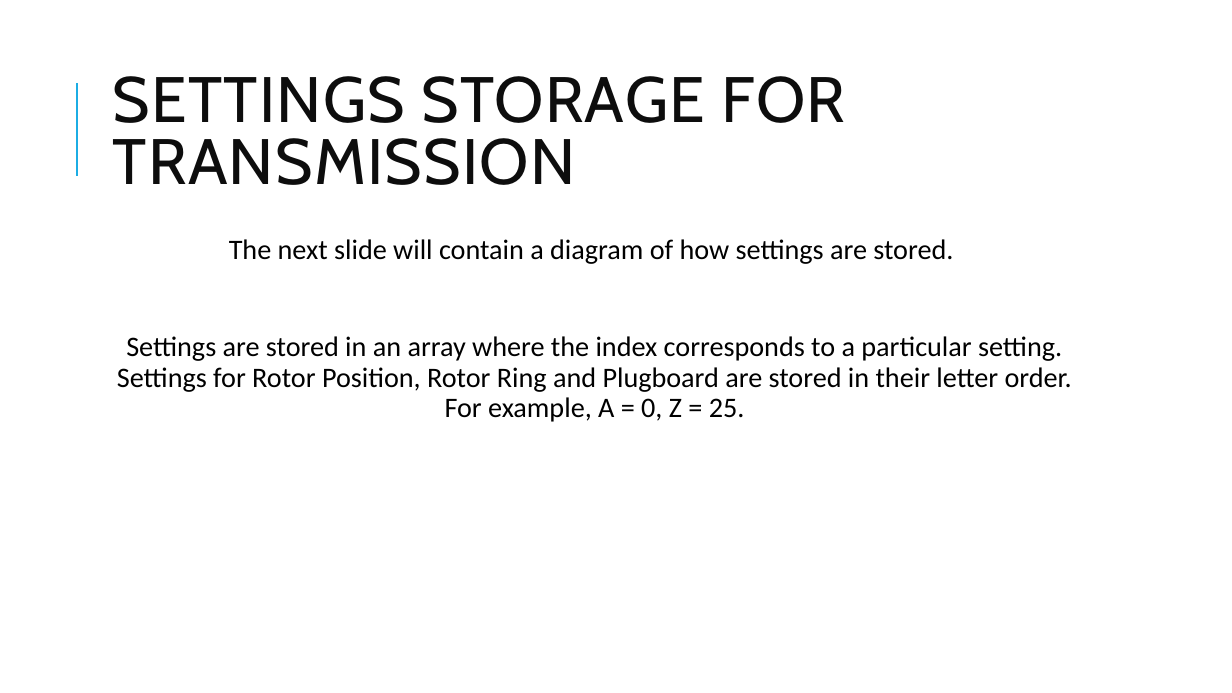
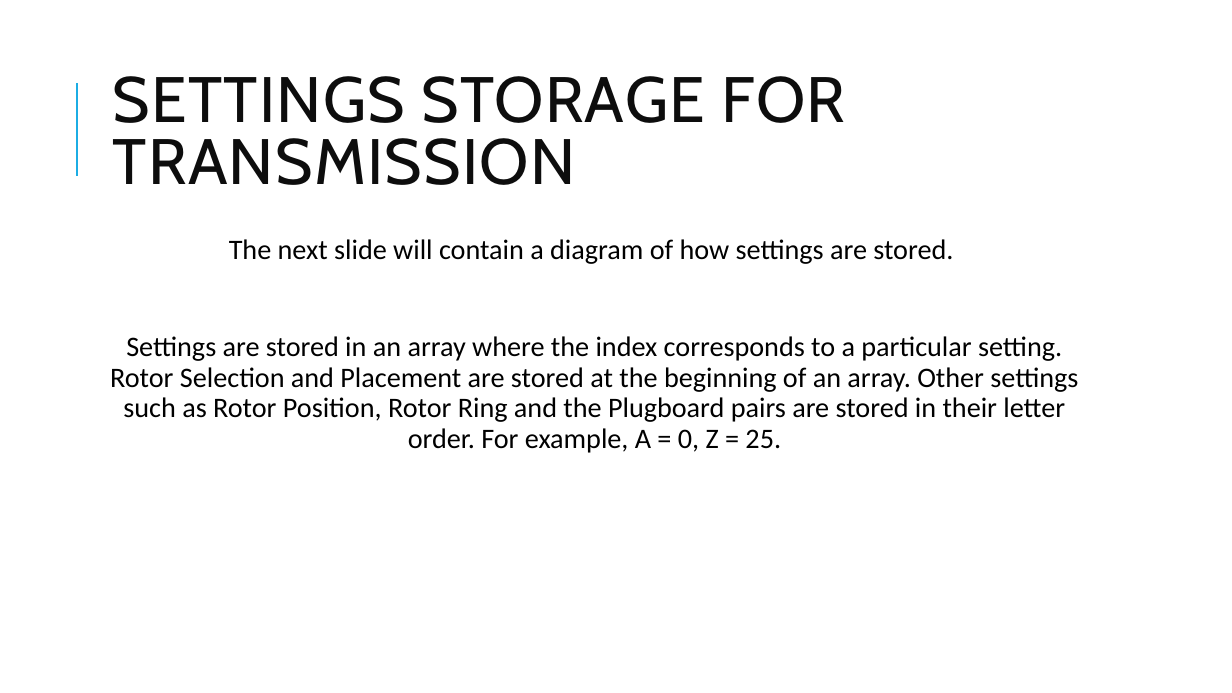
Before and after one commit to Jack121298/Enigma-Chat, a slide deck: slide 6 of Enigma Chat.pptx. Drawn at 1232x693 pixels with LibreOffice and Linux fonts; fonts in the diff are those of the drawing. Boxes give left, top, right and bottom in pixels: in the first picture for what was removed or moved away, otherwise in the second. Text is boxed around its words. In the diff, an @@ line names an element or a change of style, - is before the commit and + after.

```diff
--- a/Enigma Chat.pptx
+++ b/Enigma Chat.pptx
@@ text at (110, 336, 1078, 453): text changed @@
-Settings are stored in an array where the index corresponds to a particular setting. Settings for Rotor Position, Rotor Ring and Plugboard are stored in their letter order. For example, A = 0, Z = 25.
+Settings are stored in an array where the index corresponds to a particular setting. Rotor Selection and Placement are stored at the beginning of an array. Other settings such as Rotor Position, Rotor Ring and the Plugboard pairs are stored in their letter order. For example, A = 0, Z = 25.
```
Also in this commit, not shown: 1 slide added, 1 slide removed.
